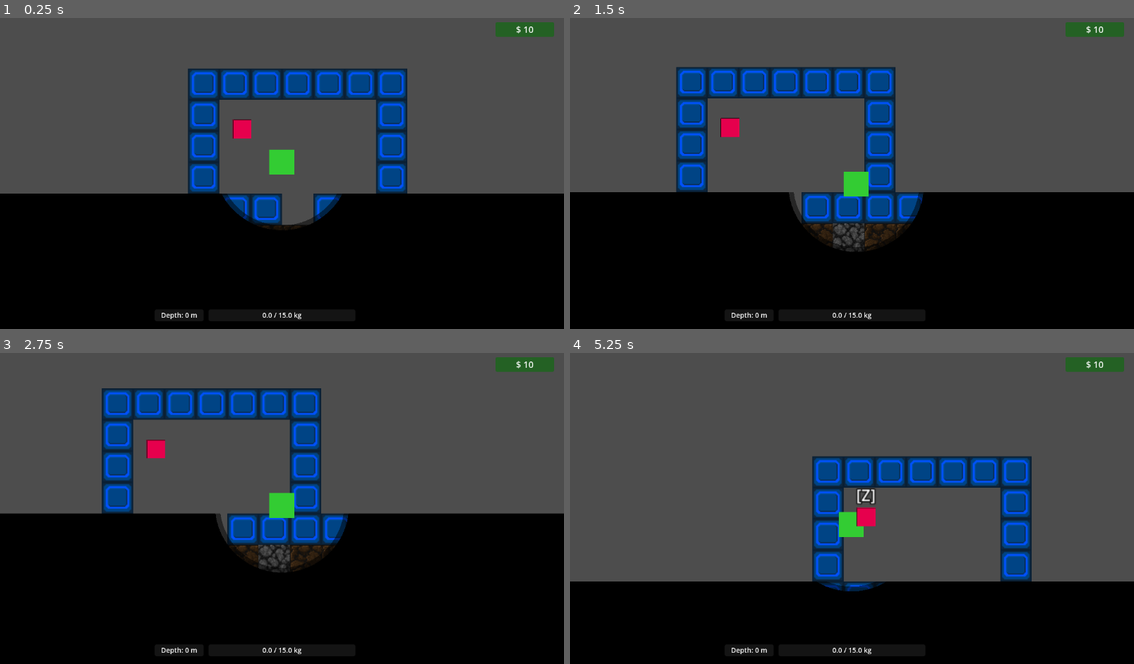
Above: before the commit, frames 1-4 (two rows, left to right).
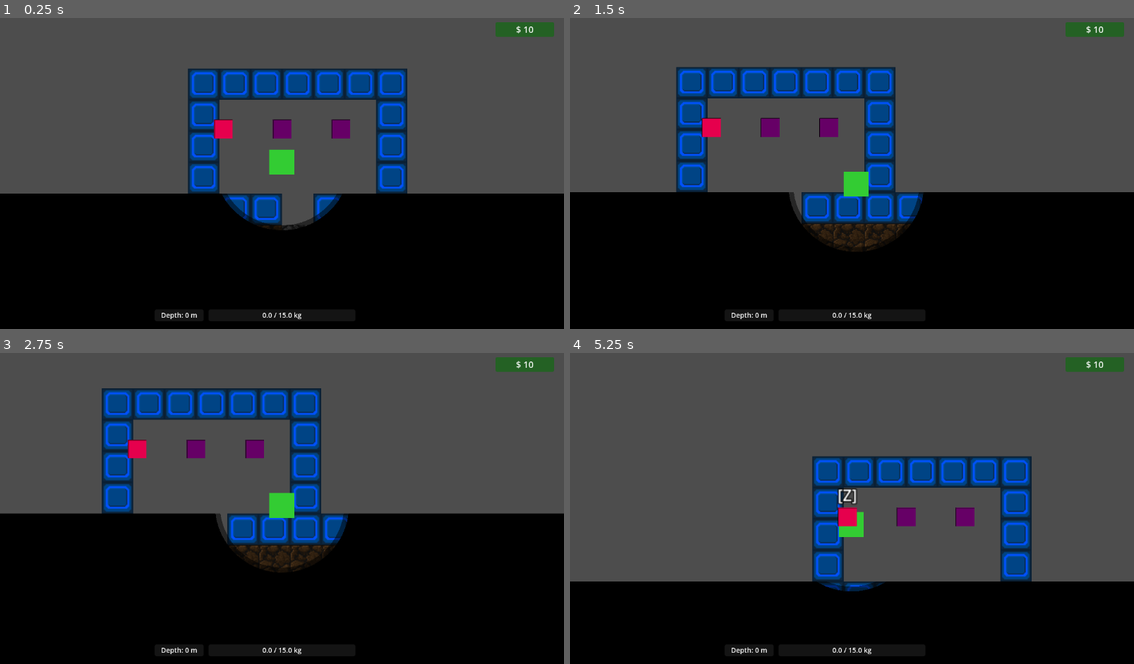
Above: after the commit, the same moments.

Repository: AndriiPets/Digger_game
Game: Godot game, scene res://Scenes/TestScenes/TestScene.tscn
Two runs of this game, one before a commit and one after it. Both use one fixed random seed, a clock stepped at 60 frames per second and the inputs below. The project has no main scene, so this scene is started directly. The engine's default icon, where the game draws it, is replaced by a stand-in: a white triangle on a blue panel in a dark square.
Inputs:
- Up to frame 1 (0.25 s): no input
- Up to frame 2 (1.5 s): tap Enter at 0.5 s; hold Right (ui_right) 0.53-1.28 s; hold Z 0.53-1.28 s; tap X at 0.8, 1.35 s; hold Down (ui_down) from 1.28 s (still down)
- Up to frame 3 (2.75 s): tap Z at 1.55 s; release Down (ui_down) at 2.03 s; hold Right (ui_right) from 2.03 s (still down); hold Z from 2.03 s (still down); tap X at 2.3 s
- Up to frame 4 (5.25 s): tap Space at 2.75 s; release Right (ui_right) at 2.78 s; release Z at 2.78 s; hold Up (ui_up) 2.78-3.53 s; tap X at 2.85, 3.8, 4.35 s; tap Z at 3.05, 4.55 s; hold Z 3.53-4.28 s; hold Left (ui_left) 3.53-5.03 s; tap Escape at 4.15 s; hold Down (ui_down) from 5.03 s (still down); hold Z from 5.03 s (still down)

The runs differ from the first frame. In frame 1, 0.8% of the frame differs, in the area x 37-63%, y 32-69%; in frame 2, 1.1%, in the area x 23-53%, y 31-76%; in frame 3, 1.1%; in frame 4, 1.1%.

Commit message:
shops and vfx system created

Diff:
--- a/Objects/Buildings/Shop/ShopEntity.tscn
+++ b/Objects/Buildings/Shop/ShopEntity.tscn
@@ -2,6 +2,7 @@
 
 [ext_resource type="Script" uid="uid://diacuiwkgx6q6" path="res://Objects/Buildings/Shop/shop_entity.gd" id="1_script"]
 [ext_resource type="PackedScene" path="res://Objects/UI/Shop/ShopUI.tscn" id="2_ui"]
+[ext_resource type="PackedScene" path="res://Objects/UI/Shop/ShopUnlockUI.tscn" id="3_unlock_ui"]
 
 [sub_resource type="RectangleShape2D" id="RectangleShape2D_shop"]
 size = Vector2(64, 64)
@@ -41,3 +42,6 @@
 
 [node name="ShopUI" parent="." unique_id=499872910 instance=ExtResource("2_ui")]
 visible = false
+
+[node name="ShopUnlockUI" parent="." instance=ExtResource("3_unlock_ui")]
+visible = false
--- a/Objects/Buildings/Shop/shop_entity.gd
+++ b/Objects/Buildings/Shop/shop_entity.gd
@@ -1,15 +1,20 @@
 class_name ShopEntity
 extends Area2D
 
+@export var shop_id: String = "general_store"
 @export var shop_name: String = "General Store"
 @export var items_for_sale: Array[ShopItem] = []
+@export var start_locked: bool = false
+@export var unlock_cost: int = 10
 
 @onready var shop_ui: ShopUI = $ShopUI
+@onready var unlock_ui: ShopUnlockUI = $ShopUnlockUI
 @onready var prompt_label: Label = $PromptLabel
+@onready var sprite: Sprite2D = $Sprite2D
 
 var _player_in_range: bool = false
 var _cooldown: float = 0.0
-var _player_ref: Player # NEW: Cache the player reference
+var _player_ref: Player
 
 func _ready() -> void:
 	add_to_group("shops")
@@ -19,33 +24,80 @@
 
 	if shop_ui:
 		shop_ui.shop_closed.connect(_on_shop_closed)
+	if unlock_ui:
+		unlock_ui.unlock_confirmed.connect(_on_unlock_confirmed)
+		unlock_ui.unlock_cancelled.connect(_on_shop_closed)
 
 	prompt_label.visible = false
+	_update_visual_state()
+
+func _update_visual_state() -> void:
+	# Optional: Change sprite color if locked
+	var is_unlocked = _check_is_unlocked()
+	if is_unlocked:
+		sprite.modulate = Color(0.9, 0.6, 0.3, 1) # Normal
+	else:
+		sprite.modulate = Color(0.4, 0.4, 0.4, 1) # Dark/Locked
+
+func _check_is_unlocked() -> bool:
+	if not start_locked: return true
+	if _player_ref and _player_ref.upgrades:
+		return _player_ref.upgrades.is_shop_unlocked(shop_id)
+	return false
 
 func _process(delta: float) -> void:
 	if _cooldown > 0:
 		_cooldown -= delta
 		return
 
-	if _player_in_range and not shop_ui.visible:
+	if _player_in_range and not shop_ui.visible and not unlock_ui.visible:
 		if Input.is_key_pressed(KEY_Z):
-			_open_shop()
+			_interact()
 
-func _open_shop() -> void:
-	# Fetch money
-	var money = 0
+func _interact() -> void:
+	var is_unlocked = _check_is_unlocked()
+
+	var money = _get_player_money()
+
+	if is_unlocked:
+		_open_shop(money)
+	else:
+		_open_unlock_prompt(money)
+
+func _get_player_money() -> int:
 	var managers = get_tree().get_nodes_in_group("game_manager")
 	if not managers.is_empty():
-		money = managers[0].total_money
+		return managers[0].total_money
+	return 0
 
-	# NEW: Fetch owned items
+func _open_unlock_prompt(money: int) -> void:
+	unlock_ui.open(shop_name, unlock_cost, money)
+	prompt_label.visible = false
+
+func _open_shop(money: int) -> void:
 	var owned_ids: Array[String] = []
 	if _player_ref and _player_ref.upgrades:
 		owned_ids = _player_ref.upgrades.owned_item_ids
 
-	# Pass data to UI
 	shop_ui.populate_and_open(shop_name, items_for_sale, money, owned_ids)
 	prompt_label.visible = false
+
+func _on_unlock_confirmed() -> void:
+	# Deduct money
+	var managers = get_tree().get_nodes_in_group("game_manager")
+	if not managers.is_empty():
+		managers[0].total_money -= unlock_cost
+		if managers[0].money_ui:
+			managers[0].money_ui.update_money(managers[0].total_money)
+
+	# Unlock permanently
+	if _player_ref and _player_ref.upgrades:
+		_player_ref.upgrades.unlock_shop(shop_id)
+
+	_update_visual_state()
+
+	# Immediately open the real shop
+	_open_shop(_get_player_money())
 
 func _on_shop_closed() -> void:
 	_cooldown = 0.5
@@ -55,17 +107,19 @@
 func _on_body_entered(body: Node2D) -> void:
 	if body.is_in_group("player"):
 		_player_in_range = true
-		_player_ref = body as Player # Store reference
+		_player_ref = body as Player
+		_update_visual_state() # Update checks just in case
 
-		if not shop_ui.visible:
+		if not shop_ui.visible and not unlock_ui.visible:
 			prompt_label.visible = true
 		_cooldown = 0.2
 
 func _on_body_exited(body: Node2D) -> void:
 	if body.is_in_group("player"):
 		_player_in_range = false
-		_player_ref = null # Clear reference
+		# Do not clear player_ref immediately if we want to check unlock status during callbacks
+		# but usually safe to clear.
 
 		prompt_label.visible = false
-		if shop_ui.visible:
-			shop_ui.close()
+		if shop_ui.visible: shop_ui.close()
+		if unlock_ui.visible: unlock_ui.close()
--- a/Objects/Components/Upgrades/upgrade_manager.gd
+++ b/Objects/Components/Upgrades/upgrade_manager.gd
@@ -1,23 +1,32 @@
 class_name UpgradeManager
 extends Node
 
-# Keeps track of what we bought (useful for saving/loading later)
+# Keeps track of what we bought
 var owned_item_ids: Array[String] = []
+# NEW: Keeps track of unlocked shops
+var unlocked_shop_ids: Array[String] = []
 
 func apply_upgrade(item: ShopItem) -> void:
-	# 1. Record ownership
 	owned_item_ids.append(item.id)
 
-	# 2. Apply all effects
-	# We assume the parent is the Player
 	var player = get_parent()
-
 	for effect in item.effects:
 		if effect:
 			effect.apply(player)
 
 	print("Upgrade Manager: Acquired %s" % item.display_name)
 
-# --- NEW FUNCTION ---
 func clear_upgrades() -> void:
 	owned_item_ids.clear()
+	# Note: We usually don't clear unlocked shops on death if they are permanent,
+	# but for this game loop reset, we might want to keep them.
+	# If you want resets to wipe shop unlocks, uncomment the next line:
+	# unlocked_shop_ids.clear()
+
+# --- NEW FUNCTIONS ---
+func unlock_shop(shop_id: String) -> void:
+	if not shop_id in unlocked_shop_ids:
+		unlocked_shop_ids.append(shop_id)
+
+func is_shop_unlocked(shop_id: String) -> bool:
+	return shop_id in unlocked_shop_ids
--- /dev/null
+++ b/Objects/FX/HitFlash/HitFlash.tscn
@@ -0,0 +1,15 @@
+[gd_scene load_steps=4 format=3 uid="uid://b8y9k2j5w8k1"]
+
+[ext_resource type="Script" path="res://Objects/FX/HitFlash/hit_flash.gd" id="1_script"]
+[ext_resource type="Shader" path="res://Shaders/flash.gdshader" id="2_shader"]
+
+[sub_resource type="ShaderMaterial" id="ShaderMaterial_flash"]
+resource_local_to_scene = true
+shader = ExtResource("2_shader")
+shader_parameter/flash_intensity = 0.0
+shader_parameter/flash_color = Color(1, 1, 1, 1)
+
+[node name="HitFlash" type="Sprite2D"]
+z_index = 5
+material = SubResource("ShaderMaterial_flash")
+script = ExtResource("1_script")
--- /dev/null
+++ b/Objects/FX/HitFlash/hit_flash.gd
@@ -0,0 +1,32 @@
+class_name VFXHitFlash
+extends Sprite2D
+
+@export var flash_duration: float = 0.15
+@export_range(0.0, 1.0) var peak_intensity: float = 1.5
+
+func setup(atlas: Texture2D, coords: Vector2i, grid_size: int) -> void:
+	# Create an AtlasTexture on the fly to mimic the specific tile
+	var new_tex = AtlasTexture.new()
+	new_tex.atlas = atlas
+	new_tex.region = Rect2(coords * grid_size, Vector2(grid_size, grid_size))
+
+	texture = new_tex
+
+	# Start the flash animation
+	_animate()
+
+func _animate() -> void:
+	var mat = material as ShaderMaterial
+	if not mat: return
+
+	mat.set_shader_parameter("flash_intensity", peak_intensity)
+
+	var tween = create_tween()
+	tween.tween_method(
+		func(val): mat.set_shader_parameter("flash_intensity", val),
+		peak_intensity,
+		0.0,
+		flash_duration
+	).set_ease(Tween.EASE_OUT).set_trans(Tween.TRANS_QUAD)
+
+	tween.tween_callback(queue_free)
--- /dev/null
+++ b/Objects/Managers/vfx_manager.gd
@@ -0,0 +1,41 @@
+extends Node
+
+# Dictionary to store preloaded scenes for different effect types
+var _effect_scenes: Dictionary = {}
+
+# Paths to effect scenes
+const HIT_FLASH_PATH = "res://Objects/FX/HitFlash/HitFlash.tscn"
+# Add more effects here in the future, e.g. const SMOKE_PATH = "..."
+
+func _ready() -> void:
+	# Preload scenes to avoid stutter during gameplay
+	_effect_scenes["hit_flash"] = load(HIT_FLASH_PATH)
+
+# --- Generic Spawner ---
+
+func spawn_effect_scene(key: String, position: Vector2, parent: Node = null) -> Node:
+	if not _effect_scenes.has(key) or not _effect_scenes[key]:
+		push_warning("VFXManager: Effect '%s' not found or invalid." % key)
+		return null
+
+	var instance = _effect_scenes[key].instantiate()
+
+	if parent:
+		parent.add_child(instance)
+	else:
+		# Default to current scene if no parent specified
+		get_tree().current_scene.add_child(instance)
+
+	if instance is Node2D:
+		instance.global_position = position
+
+	return instance
+
+# --- Specific Effect Helpers ---
+
+# Helper for the Tile Hit Flash
+func play_tile_hit_effect(global_pos: Vector2, atlas: Texture2D, coords: Vector2i, grid_size: int) -> void:
+	var effect = spawn_effect_scene("hit_flash", global_pos)
+
+	if effect and effect.has_method("setup"):
+		effect.setup(atlas, coords, grid_size)
--- a/Objects/Terrain/TerrainManager.tscn
+++ b/Objects/Terrain/TerrainManager.tscn
@@ -12,3 +12,6 @@
 
 [node name="OreLayer" type="TileMapLayer" parent="."]
 use_parent_material = true
+
+[node name="DamageLayer" type="TileMapLayer" parent="."]
+use_parent_material = true
--- a/Objects/Terrain/terrain_manager.gd
+++ b/Objects/Terrain/terrain_manager.gd
@@ -7,10 +7,12 @@
 
 # --- Configuration ---
 @export_category("Map Settings")
+@export var is_persistent: bool = true
 @export var grid_size: int = 32
 @export var map_width: int = 25
 @export var map_height: int = 250
 @export var tile_texture_atlas: Texture2D
+@export var damage_texture_atlas: Texture2D
 
 @export_category("Layer Configuration")
 @export var terrain_layers: Array[TerrainLayer] = []
@@ -22,23 +24,28 @@
 # --- Internal State ---
 @onready var _base_layer: TileMapLayer = $BaseLayer
 @onready var _ore_layer: TileMapLayer = $OreLayer
-const SOURCE_ID: int = 0
+@onready var _damage_layer: TileMapLayer = $DamageLayer
+
+const SOURCE_ID_TERRAIN: int = 0
+const SOURCE_ID_DAMAGE: int = 1
 
 @export var default_drop_scene: PackedScene
 @export var block_break_particles_scene: PackedScene
 
 # Stores total health of the cell (Base + Ore)
-var _tile_health: Dictionary = {} # { Vector2i: int }
+var _tile_health: Dictionary = {}
 
 # Stores Definitions
-var _base_data_map: Dictionary = {} # { Vector2i: TileDefinition }
-var _ore_data_map: Dictionary = {} # { Vector2i: TileDefinition }
+var _base_data_map: Dictionary = {}
+var _ore_data_map: Dictionary = {}
 
 var _cached_definitions: Array[TileDefinition] = []
+var _has_generated: bool = false # NEW: Tracks if map exists
 
 func _ready() -> void:
 	_base_layer.show_behind_parent = true
 	_ore_layer.show_behind_parent = true
+	_damage_layer.show_behind_parent = true
 
 	_cache_all_definitions()
 
@@ -64,28 +71,38 @@
 	var tile_set := TileSet.new()
 	tile_set.tile_size = Vector2i(grid_size, grid_size)
 
-	# Physics only needed on Base Layer
 	tile_set.add_physics_layer(0)
 	tile_set.set_physics_layer_collision_layer(0, 1)
 	tile_set.set_physics_layer_collision_mask(0, 1)
 
+	# 1. Terrain Source
 	var source := TileSetAtlasSource.new()
 	source.texture = tile_texture_atlas
 	source.texture_region_size = Vector2i(grid_size, grid_size)
-	tile_set.add_source(source, SOURCE_ID)
+	tile_set.add_source(source, SOURCE_ID_TERRAIN)
 
 	for def in _cached_definitions:
 		if not source.has_tile(def.atlas_coords):
 			source.create_tile(def.atlas_coords)
 		var td = source.get_tile_data(def.atlas_coords, 0)
 		td.modulate = def.color_tint
-
-		# Only add collision if it's NOT an ore (Visual overlay doesn't need physics)
-		# Or if you want the ore to share the definition but use it differently:
 		_add_collision_to_tile(td)
+
+	# 2. Damage Source
+	if damage_texture_atlas:
+		var dmg_source := TileSetAtlasSource.new()
+		dmg_source.texture = damage_texture_atlas
+		dmg_source.texture_region_size = Vector2i(grid_size, grid_size)
+
+		# Create tiles for (0,0), (1,0), (2,0)
+		for x in range(3):
+			dmg_source.create_tile(Vector2i(x, 0))
+
+		tile_set.add_source(dmg_source, SOURCE_ID_DAMAGE)
 
 	_base_layer.tile_set = tile_set
 	_ore_layer.tile_set = tile_set
+	_damage_layer.tile_set = tile_set
 
 func _add_collision_to_tile(tile_data: TileData) -> void:
 	var s: float = float(grid_size) / 2.0
@@ -100,8 +117,14 @@
 # --- Generation Logic ---
 
 func regenerate_map() -> void:
+	# NEW: Persistence Check
+	if is_persistent and _has_generated:
+		print("TerrainManager: Persisting existing map.")
+		return
+
 	_base_layer.clear()
 	_ore_layer.clear()
+	_damage_layer.clear()
 	_tile_health.clear()
 	_base_data_map.clear()
 	_ore_data_map.clear()
@@ -114,13 +137,14 @@
 		for x in range(-half_w - 1, half_w + 2):
 			var coords = Vector2i(x, y)
 
-			# Borders / Bedrock
 			if x == -half_w - 1 or x == half_w + 1 or y == map_height:
 				_create_tile_at(coords, bedrock_definition, null)
 				continue
 
 			if active_layer:
 				_generate_composite_tile(coords, active_layer)
+
+	_has_generated = true # Mark as generated
 
 func _get_layer_for_depth(y: int) -> TerrainLayer:
 	for layer in terrain_layers:
@@ -129,11 +153,9 @@
 	return terrain_layers.back() if not terrain_layers.is_empty() else null
 
 func _generate_composite_tile(coords: Vector2i, layer: TerrainLayer) -> void:
-	# 1. Pick Structural Block (Base)
 	var base_block: TileDefinition = _pick_weighted(layer.structural_pool)
 	if not base_block: return
 
-	# 2. Pick Resource Overlay (Ore)
 	var ore_block: TileDefinition = null
 	if not layer.resource_pool.is_empty() and randf() <= global_resource_chance:
 		ore_block = _pick_weighted(layer.resource_pool)
@@ -160,16 +182,13 @@
 func _create_tile_at(coords: Vector2i, base: TileDefinition, ore: TileDefinition) -> void:
 	if not base: return
 
-	# 1. Place Base
-	_base_layer.set_cell(coords, SOURCE_ID, base.atlas_coords)
+	_base_layer.set_cell(coords, SOURCE_ID_TERRAIN, base.atlas_coords)
 	_base_data_map[coords] = base
 
-	# 2. Place Ore (if any)
 	if ore:
-		_ore_layer.set_cell(coords, SOURCE_ID, ore.atlas_coords)
+		_ore_layer.set_cell(coords, SOURCE_ID_TERRAIN, ore.atlas_coords)
 		_ore_data_map[coords] = ore
 
-	# 3. Calculate Combined Health
 	if base.is_diggable:
 		var total_hp = base.max_health
 		if ore:
@@ -182,34 +201,26 @@
 
 	var base_def = _base_data_map[coords]
 	var ore_def = _ore_data_map.get(coords, null)
-
 	var world_pos = to_global(_base_layer.map_to_local(coords))
 
-	# --- VISUALS ---
 	_base_layer.erase_cell(coords)
 	_ore_layer.erase_cell(coords)
-
-	# Particles (Use base block texture for particles usually, or could mix)
+	_damage_layer.erase_cell(coords)
+
 	if block_break_particles_scene:
 		var particles = block_break_particles_scene.instantiate() as BlockParticles
 		get_tree().current_scene.add_child(particles)
 		particles.global_position = world_pos
 		particles.setup(tile_texture_atlas, base_def.atlas_coords, grid_size)
 
-	# --- DROPS ---
-	# 1. Drop Base Item
 	_spawn_drops_for(base_def, world_pos)
 
-	# 2. Drop Ore Item (if it existed)
 	if ore_def:
 		_spawn_drops_for(ore_def, world_pos)
-		# Emit signal for the Ore primarily as it's the "event" usually,
-		# or emit for base. Let's emit for base first.
 		block_broken.emit(coords, ore_def)
 	else:
 		block_broken.emit(coords, base_def)
 
-	# Cleanup Data
 	_tile_health.erase(coords)
 	_base_data_map.erase(coords)
 	if _ore_data_map.has(coords):
@@ -263,13 +274,46 @@
 func _damage_tile(coords: Vector2i, amount: int) -> void:
 	if not _tile_health.has(coords): return
 
+	# NEW: TRIGGER VFX
+	# Get block definition to know which atlas coords to flash
+	var block_def = _base_data_map[coords]
+	var target_atlas_coords = block_def.atlas_coords
+	# If there is ore, maybe we want to flash the ore texture?
+	# For now, let's flash the base block texture to keep it consistent with the shape.
+
+	var world_pos = to_global(_base_layer.map_to_local(coords))
+	VFXManager.play_tile_hit_effect(world_pos, tile_texture_atlas, target_atlas_coords, grid_size)
+
 	_tile_health[coords] -= amount
+	var current_hp = _tile_health[coords]
+
+	if current_hp <= 0:
+		_destroy_tile(coords)
+	else:
+		if damage_texture_atlas:
+			var base = _base_data_map[coords]
+			var ore = _ore_data_map.get(coords, null)
+			var max_hp = base.max_health + (ore.health_bonus if ore else 0)
+
+			var hp_ratio = float(current_hp) / float(max_hp)
+			var damage_ratio = 1.0 - hp_ratio
+
+			var tile_coords = Vector2i(-1, -1)
+
+			if damage_ratio >= 0.8:
+				tile_coords = Vector2i(2, 0) # Stage 3
+			elif damage_ratio >= 0.6:
+				tile_coords = Vector2i(1, 0) # Stage 2
+			elif damage_ratio >= 0.2:
+				tile_coords = Vector2i(0, 0) # Stage 1
+
+			if tile_coords.x != -1:
+				_damage_layer.set_cell(coords, SOURCE_ID_DAMAGE, tile_coords)
+			else:
+				_damage_layer.erase_cell(coords)
 
 	if Globals.debug_mode:
 		queue_redraw()
-
-	if _tile_health[coords] <= 0:
-		_destroy_tile(coords)
 
 # --- Debug ---
 
@@ -285,7 +329,6 @@
 	var font_size := 12
 
 	for coords: Vector2i in _tile_health:
-		# Check max HP vs Current HP
 		if not _base_data_map.has(coords): continue
 
 		var base = _base_data_map[coords]
--- /dev/null
+++ b/Objects/UI/Shop/ShopUnlockUI.tscn
@@ -0,0 +1,83 @@
+[gd_scene format=3 uid="uid://b8tat3rlmsd0w"]
+
+[ext_resource type="Script" uid="uid://danr3mmt5kirn" path="res://Objects/UI/Shop/shop_unlock_ui.gd" id="1_script"]
+
+[sub_resource type="StyleBoxFlat" id="StyleBoxFlat_lock"]
+bg_color = Color(0.1, 0.1, 0.1, 0.95)
+border_width_left = 2
+border_width_top = 2
+border_width_right = 2
+border_width_bottom = 2
+border_color = Color(0.6, 0.6, 0.6, 1)
+corner_radius_top_left = 8
+corner_radius_top_right = 8
+corner_radius_bottom_right = 8
+corner_radius_bottom_left = 8
+
+[node name="ShopUnlockUI" type="CanvasLayer" unique_id=286770971]
+layer = 101
+script = ExtResource("1_script")
+
+[node name="Control" type="Control" parent="." unique_id=1888929908]
+layout_mode = 3
+anchors_preset = 15
+anchor_right = 1.0
+anchor_bottom = 1.0
+grow_horizontal = 2
+grow_vertical = 2
+
+[node name="Panel" type="Panel" parent="Control" unique_id=2855076]
+layout_mode = 1
+anchors_preset = 8
+anchor_left = 0.5
+anchor_top = 0.5
+anchor_right = 0.5
+anchor_bottom = 0.5
+offset_left = -100.0
+offset_top = -60.0
+offset_right = 100.0
+offset_bottom = 60.0
+grow_horizontal = 2
+grow_vertical = 2
+theme_override_styles/panel = SubResource("StyleBoxFlat_lock")
+
+[node name="TitleLabel" type="Label" parent="Control/Panel" unique_id=1652185767]
+layout_mode = 1
+anchors_preset = 10
+anchor_right = 1.0
+offset_top = 15.0
+offset_bottom = 38.0
+grow_horizontal = 2
+text = "Unlock Shop?"
+horizontal_alignment = 1
+
+[node name="CostLabel" type="Label" parent="Control/Panel" unique_id=2058729095]
+layout_mode = 1
+anchors_preset = 8
+anchor_left = 0.5
+anchor_top = 0.5
+anchor_right = 0.5
+anchor_bottom = 0.5
+offset_left = -50.0
+offset_top = -11.0
+offset_right = 50.0
+offset_bottom = 12.0
+grow_horizontal = 2
+grow_vertical = 2
+theme_override_font_sizes/font_size = 20
+text = "Cost: 10 G"
+horizontal_alignment = 1
+
+[node name="WarningLabel" type="Label" parent="Control/Panel" unique_id=818472548]
+layout_mode = 1
+anchors_preset = 12
+anchor_top = 1.0
+anchor_right = 1.0
+anchor_bottom = 1.0
+offset_top = -30.0
+offset_bottom = -10.0
+grow_horizontal = 2
+grow_vertical = 0
+theme_override_font_sizes/font_size = 12
+text = "Press [Z] to Unlock"
+horizontal_alignment = 1
--- /dev/null
+++ b/Objects/UI/Shop/shop_unlock_ui.gd
@@ -0,0 +1,65 @@
+class_name ShopUnlockUI
+extends CanvasLayer
+
+signal unlock_confirmed
+signal unlock_cancelled
+
+@onready var panel: Panel = $Control/Panel
+@onready var title_label: Label = $Control/Panel/TitleLabel
+@onready var cost_label: Label = $Control/Panel/CostLabel
+@onready var warning_label: Label = $Control/Panel/WarningLabel
+
+var _cost: int = 0
+var _can_afford: bool = false
+var _is_active: bool = false
+var _input_delay: float = 0.0
+
+func _ready() -> void:
+	process_mode = Node.PROCESS_MODE_ALWAYS
+	visible = false
+
+func open(shop_name: String, cost: int, current_money: int) -> void:
+	_cost = cost
+	_can_afford = (current_money >= cost) or Globals.debt
+
+	title_label.text = "Unlock %s?" % shop_name
+	cost_label.text = "Cost: %d G" % cost
+
+	if _can_afford:
+		cost_label.modulate = Color.GREEN
+		warning_label.text = "Press [Z] to Unlock"
+		warning_label.modulate = Color.WHITE
+	else:
+		cost_label.modulate = Color.RED
+		warning_label.text = "Not enough money"
+		warning_label.modulate = Color(1, 0.3, 0.3)
+
+	visible = true
+	_is_active = true
+	_input_delay = 0.3 # NEW: Wait 0.3s before accepting input to prevent accidental double-press
+	get_tree().paused = true
+
+func close() -> void:
+	visible = false
+	_is_active = false
+	get_tree().paused = false
+
+func _process(delta: float) -> void:
+	if not _is_active: return
+
+	# NEW: Delay check
+	if _input_delay > 0:
+		_input_delay -= delta
+		return
+
+	if Input.is_key_pressed(KEY_Z):
+		if _can_afford:
+			unlock_confirmed.emit()
+			close()
+		else:
+			# Optional feedback
+			pass
+
+	elif Input.is_key_pressed(KEY_X) or Input.is_key_pressed(KEY_ESCAPE):
+		unlock_cancelled.emit()
+		close()
--- a/Scenes/TestScenes/TestScene.tscn
+++ b/Scenes/TestScenes/TestScene.tscn
@@ -7,6 +7,7 @@
 [ext_resource type="PackedScene" uid="uid://dgjvn67uxdwkm" path="res://Objects/UI/FloatingText/FloatingText.tscn" id="2_qk1kx"]
 [ext_resource type="Script" uid="uid://dl2u22xdxd8yj" path="res://Resources/Terrain/System/terrain_layer.gd" id="4_66x0g"]
 [ext_resource type="Resource" uid="uid://chhdbv5j5q3a" path="res://Resources/Terrain/Layers/layer1_surface.tres" id="5_dk750"]
+[ext_resource type="Texture2D" uid="uid://bkphjo15n4tpy" path="res://Assets/Images/cracks.png" id="5_wo0q1"]
 [ext_resource type="Resource" uid="uid://d2pa0517bhe6o" path="res://Resources/Terrain/Bedrock.tres" id="6_bedrock"]
 [ext_resource type="Resource" uid="uid://d0o3ug2hlrf3h" path="res://Resources/Terrain/Layers/layer0_intro.tres" id="6_bs1rv"]
 [ext_resource type="Resource" uid="uid://dj1j6aoux5pna" path="res://Resources/Terrain/Layers/layer2_shelf.tres" id="6_y8ukn"]
@@ -50,6 +51,7 @@
 
 [node name="TerrainManager" parent="." unique_id=1871782656 instance=ExtResource("1_terrain")]
 tile_texture_atlas = ExtResource("2_635xr")
+damage_texture_atlas = ExtResource("5_wo0q1")
 terrain_layers = Array[ExtResource("4_66x0g")]([ExtResource("6_bs1rv"), ExtResource("5_dk750"), ExtResource("6_y8ukn"), ExtResource("7_72xxr")])
 bedrock_definition = ExtResource("6_bedrock")
 default_drop_scene = ExtResource("9_72xxr")
@@ -85,6 +87,22 @@
 
 [node name="MoneyUI" parent="." unique_id=719156879 instance=ExtResource("20_kjb2r")]
 
-[node name="ShopEntity" parent="." unique_id=272070926 instance=ExtResource("21_keqyh")]
-position = Vector2(-41, -66)
-items_for_sale = Array[ExtResource("22_thksi")]([ExtResource("23_mqddd"), ExtResource("24_l0m60"), ExtResource("25_wo0q1")])
+[node name="DrillShop" parent="." unique_id=272070926 instance=ExtResource("21_keqyh")]
+position = Vector2(-60, -66)
+shop_id = "drill_shop"
+shop_name = "Drills"
+items_for_sale = Array[ExtResource("22_thksi")]([ExtResource("23_mqddd")])
+
+[node name="HarnessShop" parent="." unique_id=272070927 instance=ExtResource("21_keqyh")]
+position = Vector2(0, -66)
+shop_id = "harness_shop"
+shop_name = "Harnesses"
+items_for_sale = Array[ExtResource("22_thksi")]([ExtResource("24_l0m60")])
+start_locked = true
+
+[node name="ClockShop" parent="." unique_id=272070928 instance=ExtResource("21_keqyh")]
+position = Vector2(60, -66)
+shop_id = "clock_shop"
+shop_name = "Clocks"
+items_for_sale = Array[ExtResource("22_thksi")]([ExtResource("25_wo0q1")])
+start_locked = true
--- /dev/null
+++ b/Shaders/flash.gdshader
@@ -0,0 +1,16 @@
+shader_type canvas_item;
+render_mode blend_add; // Key change: Additive blending adds light rather than replacing pixels
+
+uniform float flash_intensity : hint_range(0.0, 1.0) = 0.0;
+uniform vec4 flash_color : source_color = vec4(1.0, 1.0, 1.0, 1.0);
+
+void fragment() {
+vec4 tex_color = texture(TEXTURE, UV);
+
+// Multiply the texture color by the flash intensity.
+// We use the texture's rgb so dark spots (cracks) stay dark and don't glow white.
+// This prevents the "solid white silhouette" look.
+vec3 light_add = tex_color.rgb * flash_color.rgb * flash_intensity;
+
+COLOR = vec4(light_add, tex_color.a);
+}
--- a/project.godot
+++ b/project.godot
@@ -21,6 +21,7 @@
 [autoload]
 
 Globals="*res://Objects/Globals/global_variables.gd"
+VFXManager="*uid://c1broe50qhn3p"
 
 [rendering]
 
Binary file added: Assets/Images/cracks.png
Not shown, added: Assets/Images/cracks.png.import
Not shown, added: Objects/FX/HitFlash/hit_flash.gd.uid
Not shown, added: Objects/Managers/vfx_manager.gd.uid
Not shown, added: Objects/UI/Shop/shop_unlock_ui.gd.uid
Not shown, added: Shaders/flash.gdshader.uid
